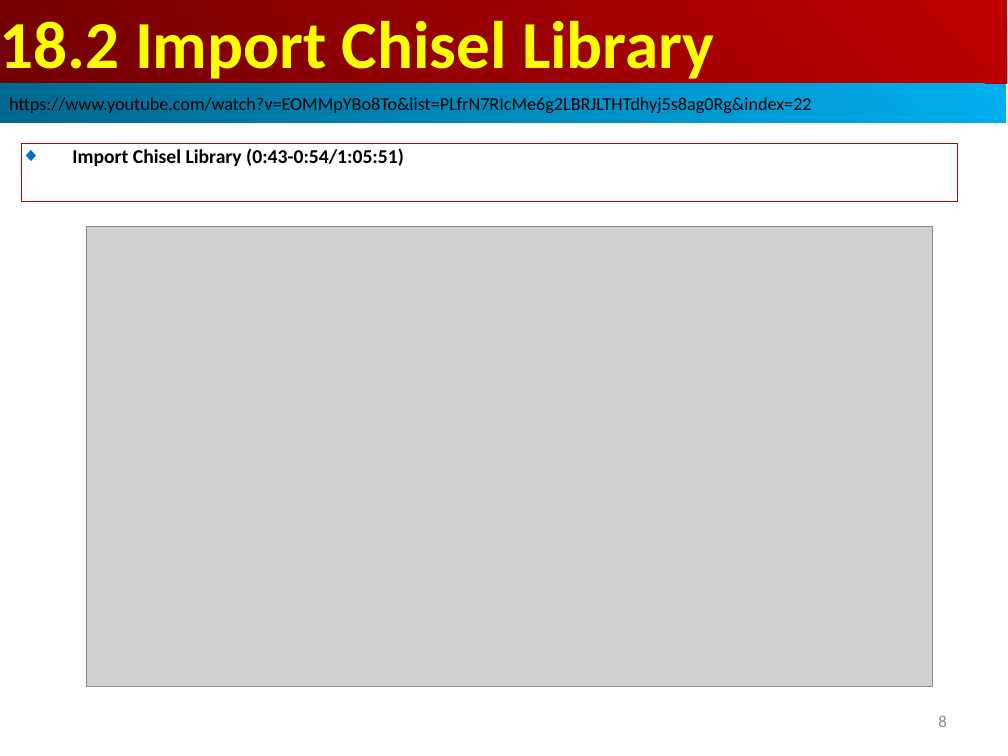
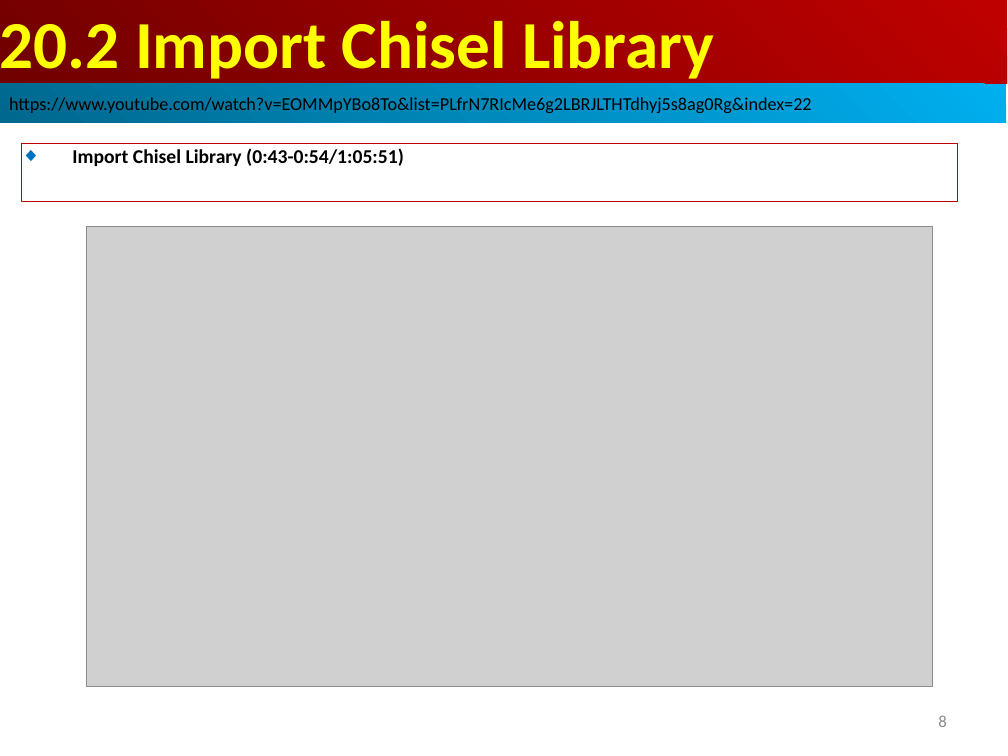
Before and after one commit to peterhchen/AIU_CS800_Chisel, a slide deck: slide 8 of 500_UCSC_HWD/020_Rev/000_Video/020.Rev.ppt. Drawn at 1008x756 pixels with LibreOffice and Linux fonts; fonts in the diff are those of the drawing; grey boxes stand for pictures. Boxes give left, top, right and bottom in pixels: in the first picture for what was removed or moved away, otherwise in the second. Text is boxed around its words. In the diff, an @@ line names an element or a change of style, - is before the commit and + after.

```diff
--- a/500_UCSC_HWD/020_Rev/000_Video/020.Rev.ppt
+++ b/500_UCSC_HWD/020_Rev/000_Video/020.Rev.ppt
@@ text in rectangle at box(0, 21, 714, 85): text changed @@
-18.2 Import Chisel Library
+20.2 Import Chisel Library
```
Also in this commit, not shown: 3 other slides changed.
